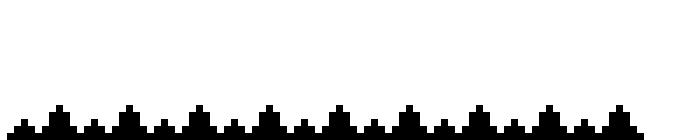
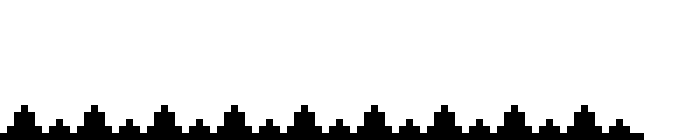
Comparing the layer stacks of the two (700, 140) images. Changes:
painted on "Calque 9" over (0, 105, 637, 140)
